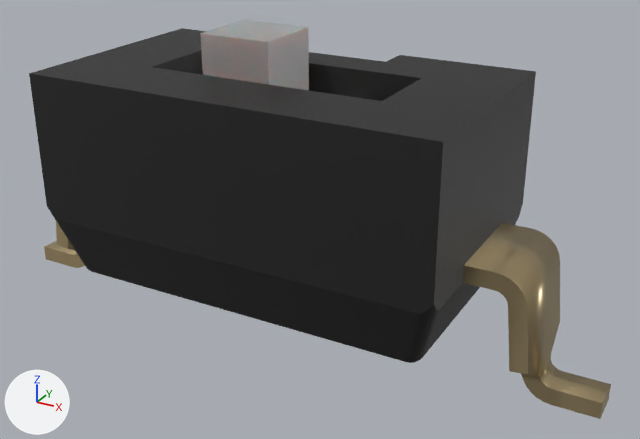
The Blender file blender-models/sw-ds04-254-1-01bk-smt/SW_DS04-254-1-01BK-SMT.blend, before and after one commit.
Rendered twice from a 50 mm lens placed at (6.4, -10.5, 7.22), pointed at (0.57, 0.11, 1.92). The lights are fixed; the arrows at lower left show +X, +Y and +Z. The older version comes first.

Names of what the first picture shows: 'SHAPE_9_IndexedFaceSet'.
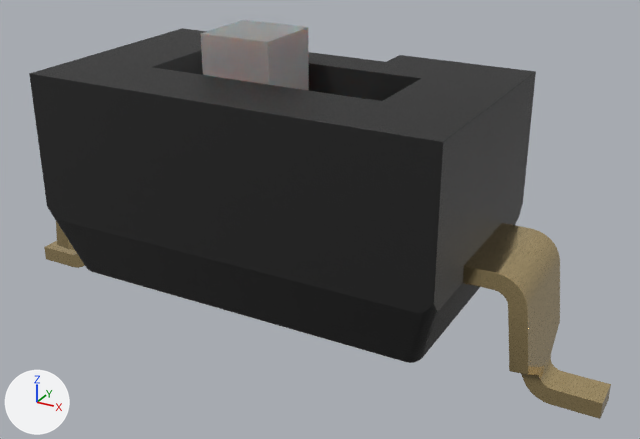
Pixel boxes (x1, y1, x2, y2) of what changed, in the pictures (640 x 439 px):
```json
{"object": "SHAPE_9_IndexedFaceSet", "change": "reshaped, modifiers changed", "before": [29, 20, 611, 419], "after": [29, 20, 611, 419]}
{"part": 1, "of": "me_shape_9_indexedfaceset_002", "change": "recoloured", "before": [56, 226, 560, 402], "after": [56, 226, 560, 402]}
```

Scene script edits in JSON lines:
```json
{"op": "add", "block": "mat_metal_goldpins_1", "code": ["mat_metal_goldpins_1 = bpy.data.materials.new('metal_goldpins_1')", "# nodes: BsdfPrincipled, Mapping, Mix, OutputMaterial, TexCoord, TexNoise, ValToRGB", "# colours: beige #fce2ac, yellow #958142, orange #c48c38"]}
{"block": "me_shape_9_indexedfaceset_002", "where": "# used by ob_shape_9_indexedfaceset; location = (0.0, 0.0, 0.0); rotation_euler = (1.571, 0.0, -3.142), in degrees (90, 0, -180); scale = (2.54, 2.54, 2.54)"}
{"op": "remove", "block": "me_shape_9_indexedfaceset_002", "code": "me_shape_9_indexedfaceset_002.from_pydata(...)  # 510 vertices, 1028 faces; spans x -1.96..1.94, y 0.04..1.83, z -0.68..0.71"}
{"op": "add", "block": "me_shape_9_indexedfaceset_002", "code": "me_shape_9_indexedfaceset_002.from_pydata(...)  # 514 vertices, 1028 faces; spans x -1.96..1.94, y 0.04..1.83, z -0.68..0.71"}
{"block": "me_shape_9_indexedfaceset_002", "change": "me_shape_9_indexedfaceset_002 part 1: 184 faces spanning x -1.96..1.94, y 0.04..0.84, z -0.29..0.32 switch from mat_metal_pins_gold to mat_metal_goldpins_1"}
{"block": "me_shape_9_indexedfaceset_002", "change": "edits to the shape of me_shape_9_indexedfaceset_002 do not show in these pictures"}
{"op": "add", "block": "ob_shape_9_indexedfaceset", "code": "_m = ob_shape_9_indexedfaceset.modifiers.new('Bevel', 'BEVEL')"}
{"op": "add", "block": "ob_shape_9_indexedfaceset", "code": "_m.width = 0.005"}
{"op": "add", "block": "ob_shape_9_indexedfaceset", "code": "_m.width_pct = 0.005"}
{"op": "add", "block": "ob_shape_9_indexedfaceset", "code": "_m.segments = 5"}
```
